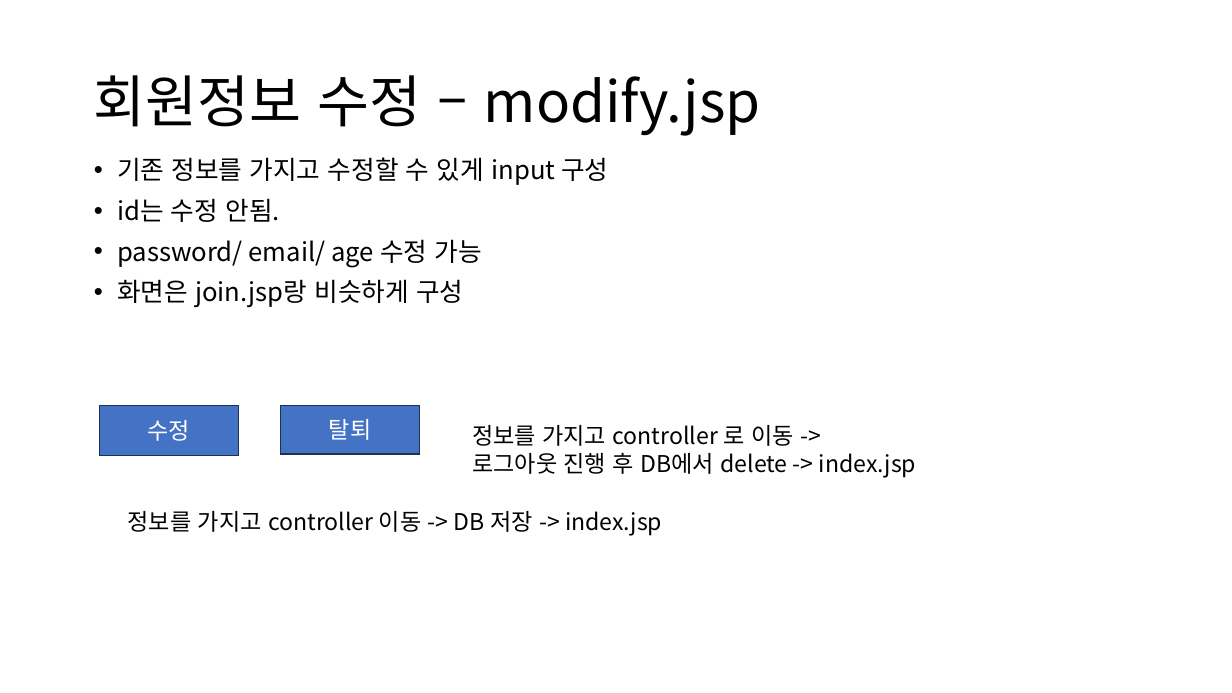
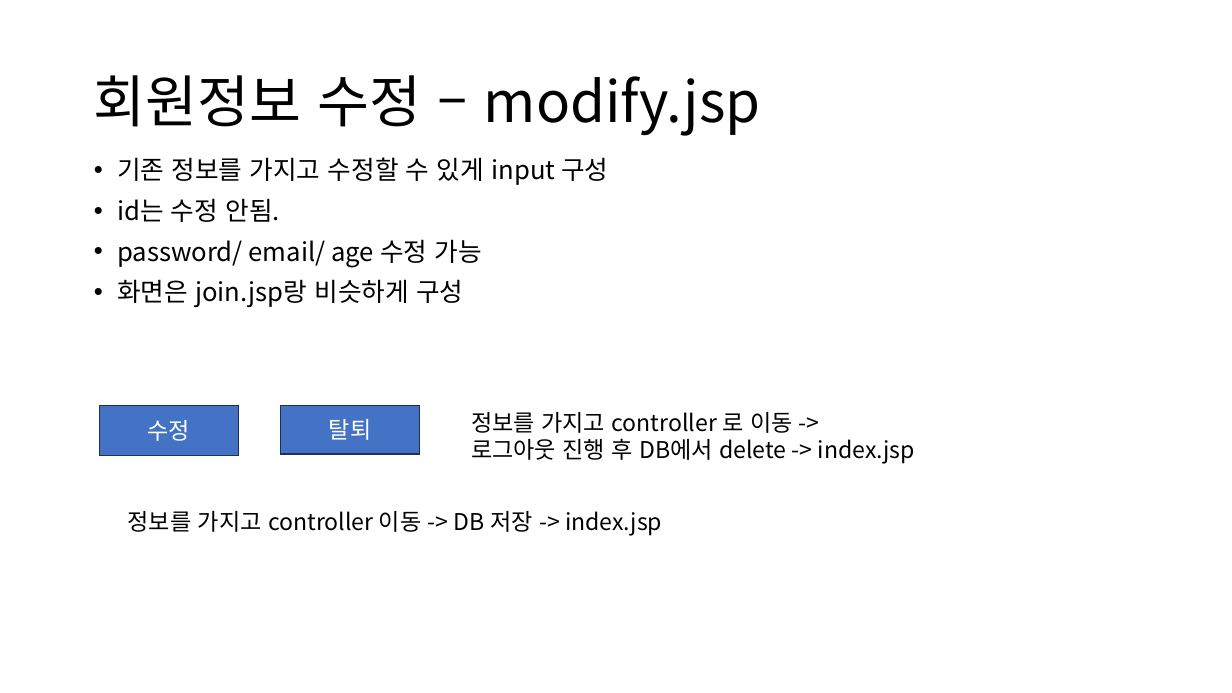
Before and after one commit to kimmustard/ezenBoradMember, a slide deck: slide 13 of Servlet게시판만들기.pptx. Drawn at 1232x693 pixels with LibreOffice and Linux fonts; fonts in the diff are those of the drawing. Boxes give left, top, right and bottom in pixels: in the first picture for what was removed or moved away, otherwise in the second. Text is boxed around its words. In the diff, an @@ line names an element or a change of style, - is before the commit and + after.

```diff
--- a/Servlet게시판만들기.pptx
+++ b/Servlet게시판만들기.pptx
@@ text "정보를 가지고 controller 로 이동 ...": place and size @@
-text "정보를 가지고 controller 로 이동 ..." at [472,425,916,477]
+text "정보를 가지고 controller 로 이동 ..." at [471,412,915,464]
```
Also in this commit, not shown: 2 slides added, 37 other files.
